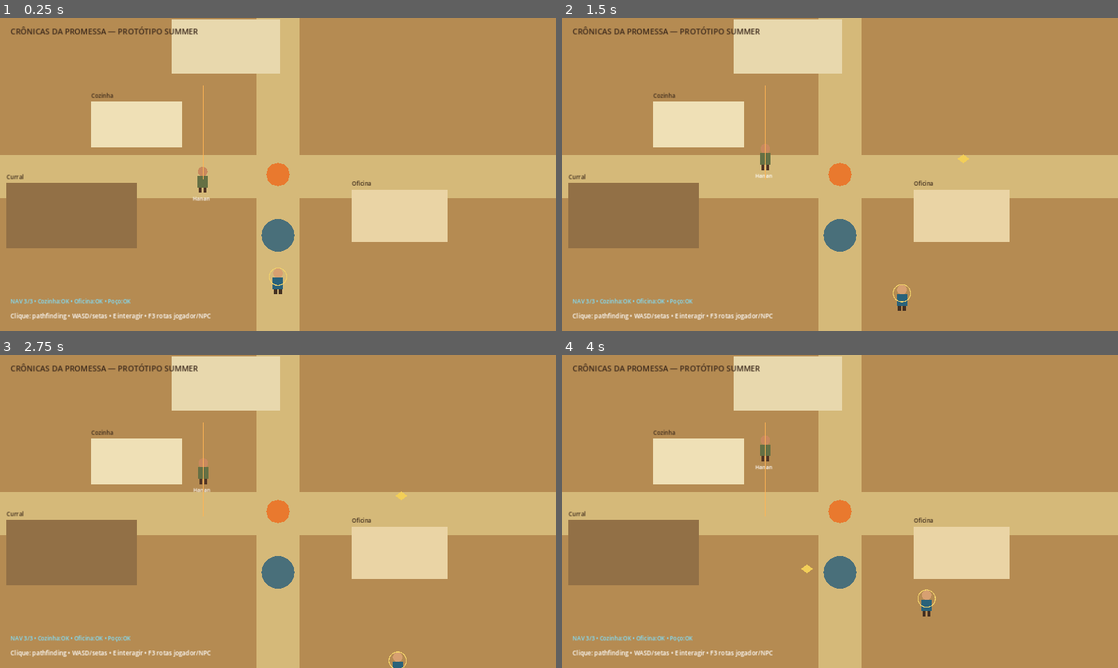
Above: before the commit, frames 1-4 (two rows, left to right).
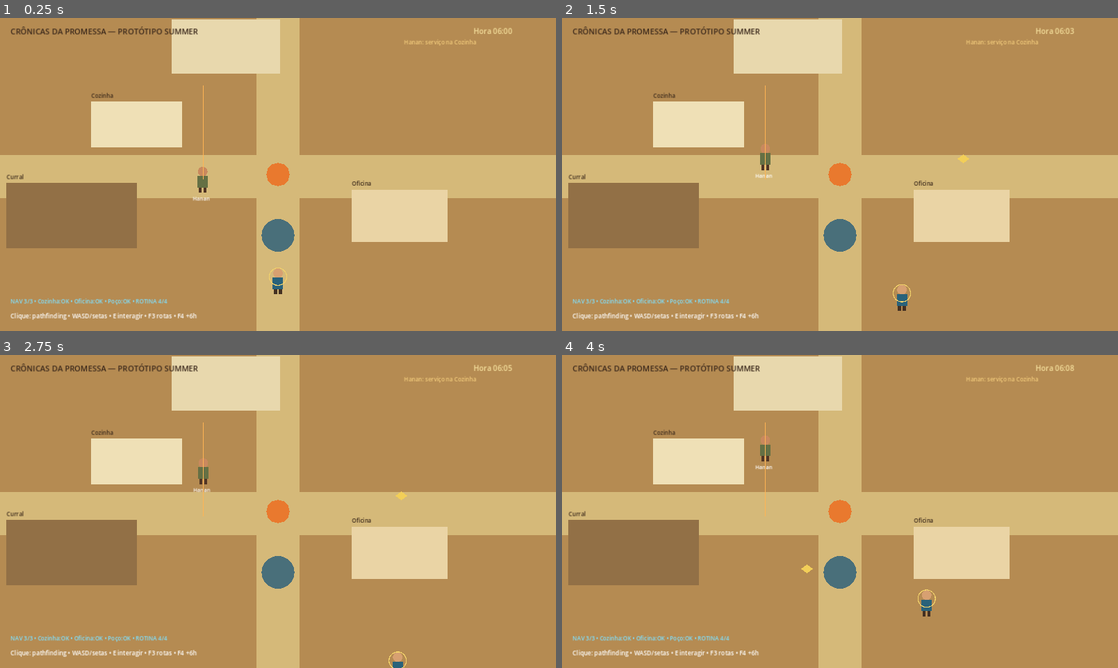
Above: after the commit, the same moments.

Repository: heitoribeiro/cronicas-da-promessa-web
Game: Godot game, scene res://scenes/main.tscn
The game is run twice, just before and just after one commit, with the same random seed, the same clock (stepped at 60 frames per second) and the same inputs.
Inputs (mouse positions are in pixels of both pictures, inside the frame that each line leads up to):
- Up to frame 1 (0.25 s): no input
- Up to frame 2 (1.5 s): tap Enter at 0.5 s; move the mouse to (962, 158) at 0.52 s; hold D 0.53-1.28 s; tap E at 0.6, 1.35 s; click (962, 158) at 0.67 s; move the mouse to (728, 190) at 1.27 s; hold S from 1.28 s (still down)
- Up to frame 3 (2.75 s): move the mouse to (333, 442) at 2.02 s; release S at 2.03 s; hold D from 2.03 s (still down); tap E at 2.1 s
- Up to frame 4 (4 s): move the mouse to (812, 574) at 2.77 s; release D at 2.78 s; hold W 2.78-3.53 s; tap E at 2.85, 3.6 s; click (812, 574) at 2.92 s; move the mouse to (1006, 558) at 3.52 s; hold A from 3.53 s (still down)

The runs differ from the first frame. In frame 1, 0.3% of the frame differs, in the area x 23-93%, y 3-97%; in frame 2, 0.3%; in frame 3, 0.3%; in frame 4, 0.3%.

Commit message:
feat: schedule Hanan routines by game time

Diff:
--- a/summer-prototype/scripts/main.gd
+++ b/summer-prototype/scripts/main.gd
@@ -17,6 +17,13 @@
 var navigation_debug_label: Label
 var navigation_debug_visible := true
 var navigation_self_test_summary := "NAV: aguardando autoteste"
+var routine_self_test_summary := "ROTINA: aguardando autoteste"
+var clock_label: Label
+var routine_label: Label
+
+const GAME_MINUTES_PER_REAL_SECOND := 2.0
+var game_minutes := 6.0 * 60.0
+var current_hanan_routine := ""
 
 const NAV_CELL_SIZE := 24.0
 const NAV_AGENT_PADDING := 22.0
@@ -30,15 +37,22 @@
 	_build_world()
 	_build_navigation_grid()
 	_run_navigation_self_tests()
+	_run_routine_self_tests()
 	_build_ui()
 	_spawn_player()
 	_spawn_hanan()
+	_apply_hanan_routine(true)
 	_create_destination_marker()
 	_create_navigation_debug_line()
 
-func _process(_delta: float) -> void:
+func _process(delta: float) -> void:
+	_advance_game_clock(delta)
+
 	if player == null or hanan == null:
 		return
+
+	_apply_hanan_routine(false)
+	_update_clock_ui()
 
 	var nearby := player.global_position.distance_to(hanan.global_position) <= 82.0
 	prompt_panel.visible = nearby and not dialogue_panel.visible
@@ -71,6 +85,12 @@
 				navigation_debug_label.visible = navigation_debug_visible
 			get_viewport().set_input_as_handled()
 			return
+		if key_event.pressed and not key_event.echo and key_event.keycode == KEY_F4:
+			game_minutes = fmod(game_minutes + 360.0, 1440.0)
+			_apply_hanan_routine(true)
+			_update_clock_ui()
+			get_viewport().set_input_as_handled()
+			return
 		if key_event.pressed and not key_event.echo and key_event.keycode == KEY_E:
 			if player.global_position.distance_to(hanan.global_position) <= 82.0:
 				_interact_with_hanan()
@@ -121,6 +141,96 @@
 	title.add_theme_color_override("font_color", Color("#3a271a"))
 	add_child(title)
 
+func _advance_game_clock(delta: float) -> void:
+	game_minutes = fmod(game_minutes + delta * GAME_MINUTES_PER_REAL_SECOND, 1440.0)
+
+func _format_game_time() -> String:
+	var total := int(floor(game_minutes))
+	var hours := total / 60
+	var minutes := total % 60
+	return "%02d:%02d" % [hours, minutes]
+
+func _get_hanan_routine_id(total_minutes: int) -> String:
+	if total_minutes >= 360 and total_minutes < 720:
+		return "cozinha_manha"
+	if total_minutes >= 720 and total_minutes < 1080:
+		return "servico_tarde"
+	if total_minutes >= 1080 and total_minutes < 1260:
+		return "preparar_noite"
+	return "repouso"
+
+func _hanan_route_for(routine_id: String) -> Array[Vector2]:
+	match routine_id:
+		"cozinha_manha":
+			return [
+				Vector2(465, 145),
+				Vector2(165, 145),
+				Vector2(165, 360),
+				Vector2(465, 360)
+			]
+		"servico_tarde":
+			return [
+				Vector2(520, 300),
+				Vector2(760, 300),
+				Vector2(760, 430),
+				Vector2(520, 430)
+			]
+		"preparar_noite":
+			return [
+				Vector2(465, 360),
+				Vector2(520, 430),
+				Vector2(430, 430)
+			]
+		_:
+			return [Vector2(520, 620)]
+
+func _apply_hanan_routine(force: bool) -> void:
+	if hanan == null:
+		return
+
+	var routine_id := _get_hanan_routine_id(int(floor(game_minutes)))
+	if not force and routine_id == current_hanan_routine:
+		return
+
+	current_hanan_routine = routine_id
+	var pause_seconds := 0.8
+	if routine_id == "repouso":
+		pause_seconds = 4.0
+
+	hanan.apply_routine(routine_id, _hanan_route_for(routine_id), pause_seconds)
+	print("[ROUTINE] Hanan -> ", routine_id, " às ", _format_game_time())
+
+func _routine_display_name(routine_id: String) -> String:
+	match routine_id:
+		"cozinha_manha":
+			return "Hanan: serviço na Cozinha"
+		"servico_tarde":
+			return "Hanan: serviço no centro do acampamento"
+		"preparar_noite":
+			return "Hanan: preparativos do entardecer"
+		_:
+			return "Hanan: repouso"
+
+func _update_clock_ui() -> void:
+	if clock_label != null:
+		clock_label.text = "Hora %s" % _format_game_time()
+	if routine_label != null:
+		routine_label.text = _routine_display_name(current_hanan_routine)
+
+func _run_routine_self_tests() -> void:
+	var cases := [
+		{"minutes": 360, "expected": "cozinha_manha"},
+		{"minutes": 720, "expected": "servico_tarde"},
+		{"minutes": 1080, "expected": "preparar_noite"},
+		{"minutes": 1260, "expected": "repouso"}
+	]
+	var passed := 0
+	for test_case in cases:
+		if _get_hanan_routine_id(test_case["minutes"]) == test_case["expected"]:
+			passed += 1
+	routine_self_test_summary = "ROTINA %d/%d" % [passed, cases.size()]
+	print("[ROUTINETEST] ", routine_self_test_summary)
+
 func _build_navigation_grid() -> void:
 	navigation_grid.region = Rect2i(0, 0, int(ceil(1280.0 / NAV_CELL_SIZE)), int(ceil(720.0 / NAV_CELL_SIZE)))
 	navigation_grid.cell_size = Vector2(NAV_CELL_SIZE, NAV_CELL_SIZE)
@@ -271,19 +381,34 @@
 func _on_hanan_patrol_point_reached(index: int, world_position: Vector2) -> void:
 	print("[NPCNAV] Hanan ponto ", index, " alcançado em ", world_position)
 
+func _on_hanan_routine_changed(routine_id: String) -> void:
+	print("[NPCRoutine] Hanan rotina ativa: ", routine_id)
+
 func _build_ui() -> void:
 	var canvas := CanvasLayer.new()
 	add_child(canvas)
 
 	var instructions := Label.new()
-	instructions.text = "Clique: pathfinding • WASD/setas • E interagir • F3 rotas jogador/NPC"
+	instructions.text = "Clique: pathfinding • WASD/setas • E interagir • F3 rotas • F4 +6h"
 	instructions.position = Vector2(24, 675)
 	instructions.add_theme_font_size_override("font_size", 14)
 	instructions.add_theme_color_override("font_color", Color.WHITE)
 	canvas.add_child(instructions)
 
+	clock_label = Label.new()
+	clock_label.position = Vector2(1090, 18)
+	clock_label.add_theme_font_size_override("font_size", 17)
+	clock_label.add_theme_color_override("font_color", Color("#f4df9c"))
+	canvas.add_child(clock_label)
+
+	routine_label = Label.new()
+	routine_label.position = Vector2(930, 46)
+	routine_label.add_theme_font_size_override("font_size", 13)
+	routine_label.add_theme_color_override("font_color", Color("#f0c97a"))
+	canvas.add_child(routine_label)
+
 	navigation_debug_label = Label.new()
-	navigation_debug_label.text = navigation_self_test_summary
+	navigation_debug_label.text = "%s • %s" % [navigation_self_test_summary, routine_self_test_summary]
 	navigation_debug_label.position = Vector2(24, 642)
 	navigation_debug_label.add_theme_font_size_override("font_size", 13)
 	navigation_debug_label.add_theme_color_override("font_color", Color("#7ee0ff"))
@@ -349,13 +474,8 @@
 	hanan.navigation_requested.connect(_on_hanan_navigation_requested)
 	hanan.navigation_path_updated.connect(_on_hanan_navigation_path_updated)
 	hanan.patrol_point_reached.connect(_on_hanan_patrol_point_reached)
+	hanan.routine_changed.connect(_on_hanan_routine_changed)
 	add_child(hanan)
-	hanan.set_patrol([
-		Vector2(465, 145),
-		Vector2(165, 145),
-		Vector2(165, 360),
-		Vector2(465, 360)
-	])
 
 	var label := Label.new()
 	label.text = "Hanan"
@@ -407,7 +527,7 @@
 	hanan.paused = true
 	dialogue_panel.visible = true
 	prompt_panel.visible = false
-	dialogue_title.text = "Hanan"
+	dialogue_title.text = "Hanan — %s" % _format_game_time()
 
 	if not quest_started:
 		quest_started = true
